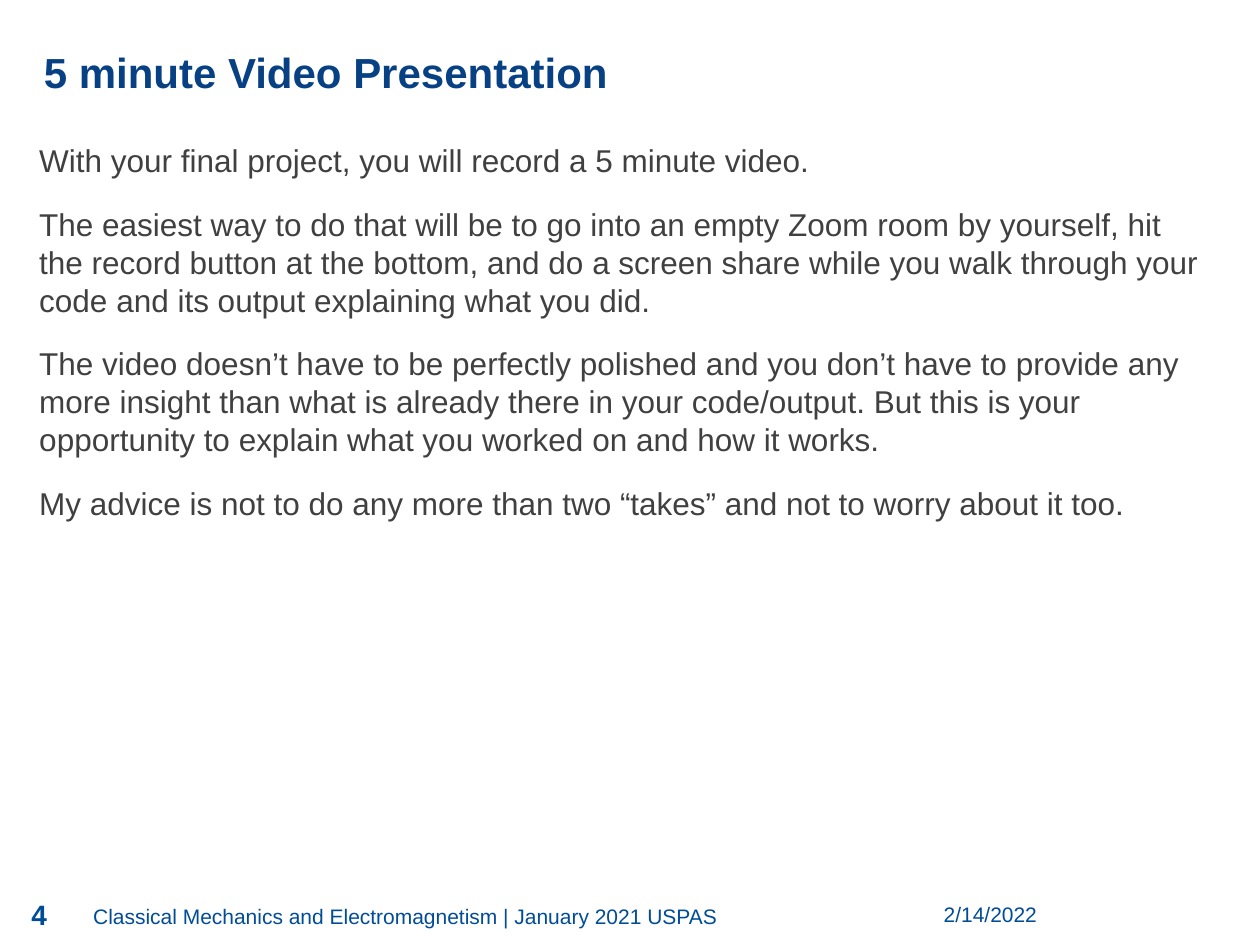
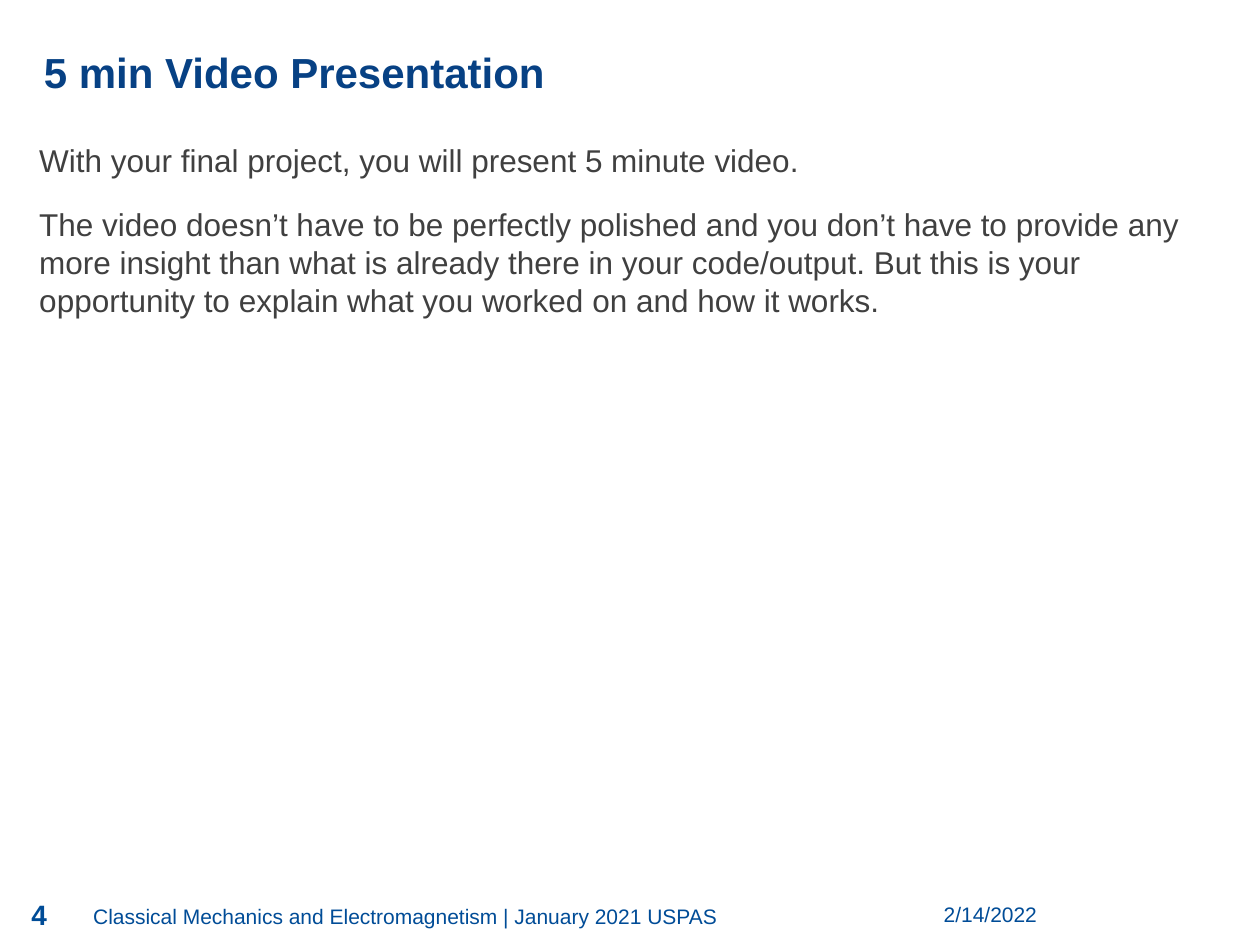
Before and after one commit to jseldred/USPAS_Python_2022, a slide deck: slide 4 of lectures/About_Final_Projects.pptx. Drawn at 1260x945 pixels with LibreOffice and Linux fonts; fonts in the diff are those of the drawing; background and template pictures are left out. Boxes give left, top, right and bottom in pixels: in the first picture for what was removed or moved away, otherwise in the second. Text is boxed around its words. In the diff, an @@ line names an element or a change of style, - is before the commit and + after.

Commit message:
Projects will be live

```diff
--- a/lectures/About_Final_Projects.pptx
+++ b/lectures/About_Final_Projects.pptx
@@ text at bbox=[44, 57, 544, 89]: text changed @@
-5 minute Video Presentation
+5 min Video Presentation
@@ text at bbox=[39, 149, 799, 178]: text changed @@
-With your final project, you will record a 5 minute video.
-The easiest way to do that will be to go into an empty Zoom room by yourself, hit the record button at the bottom, and do a screen share while you walk through your code and its output explaining what you did.
+With your final project, you will present 5 minute video.
@@ text at bbox=[39, 492, 1123, 521]: paragraph removed @@
-My advice is not to do any more than two “takes” and not to worry about it too.
```
Also in this commit, not shown: 3 other slides changed, 1 slide removed.
